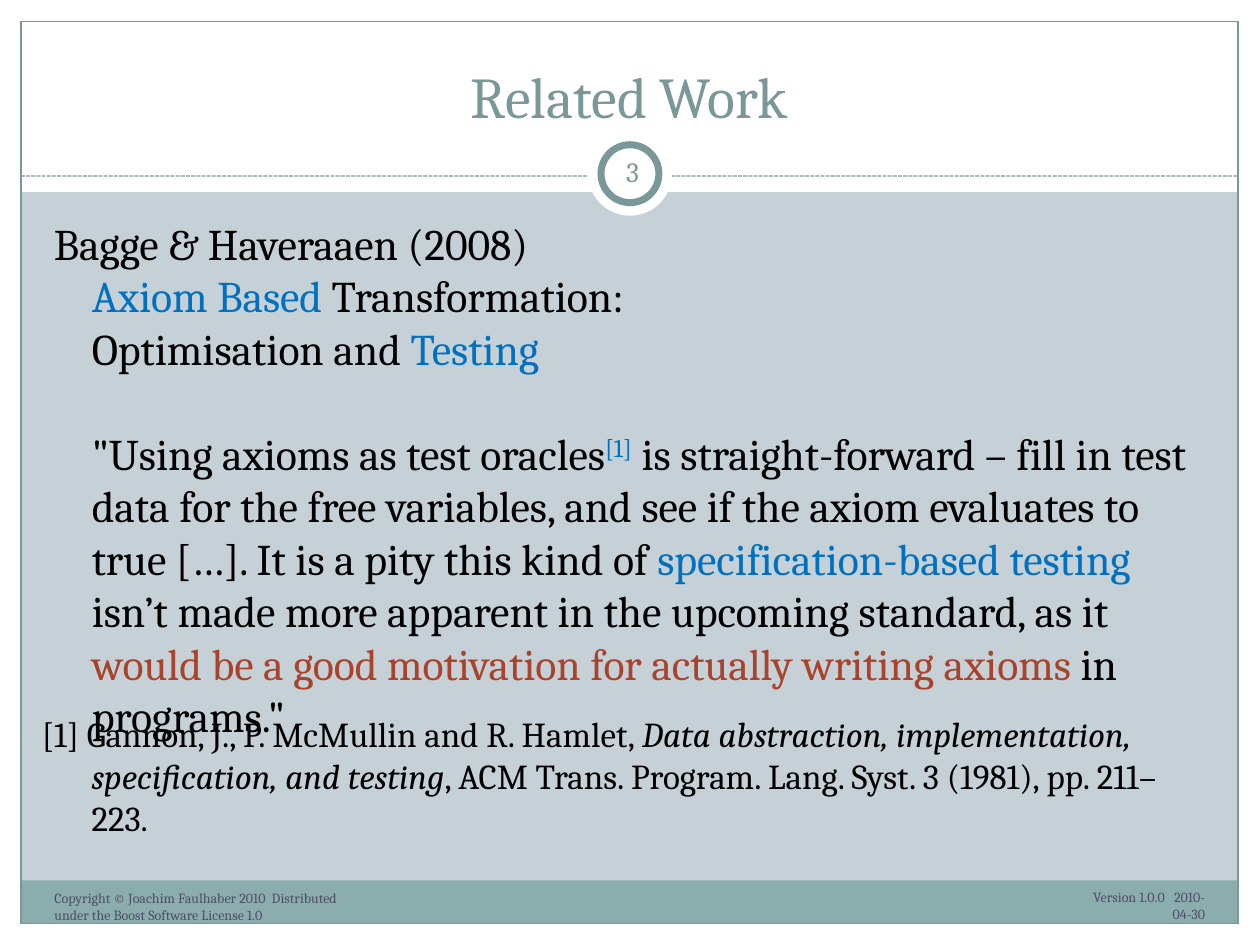
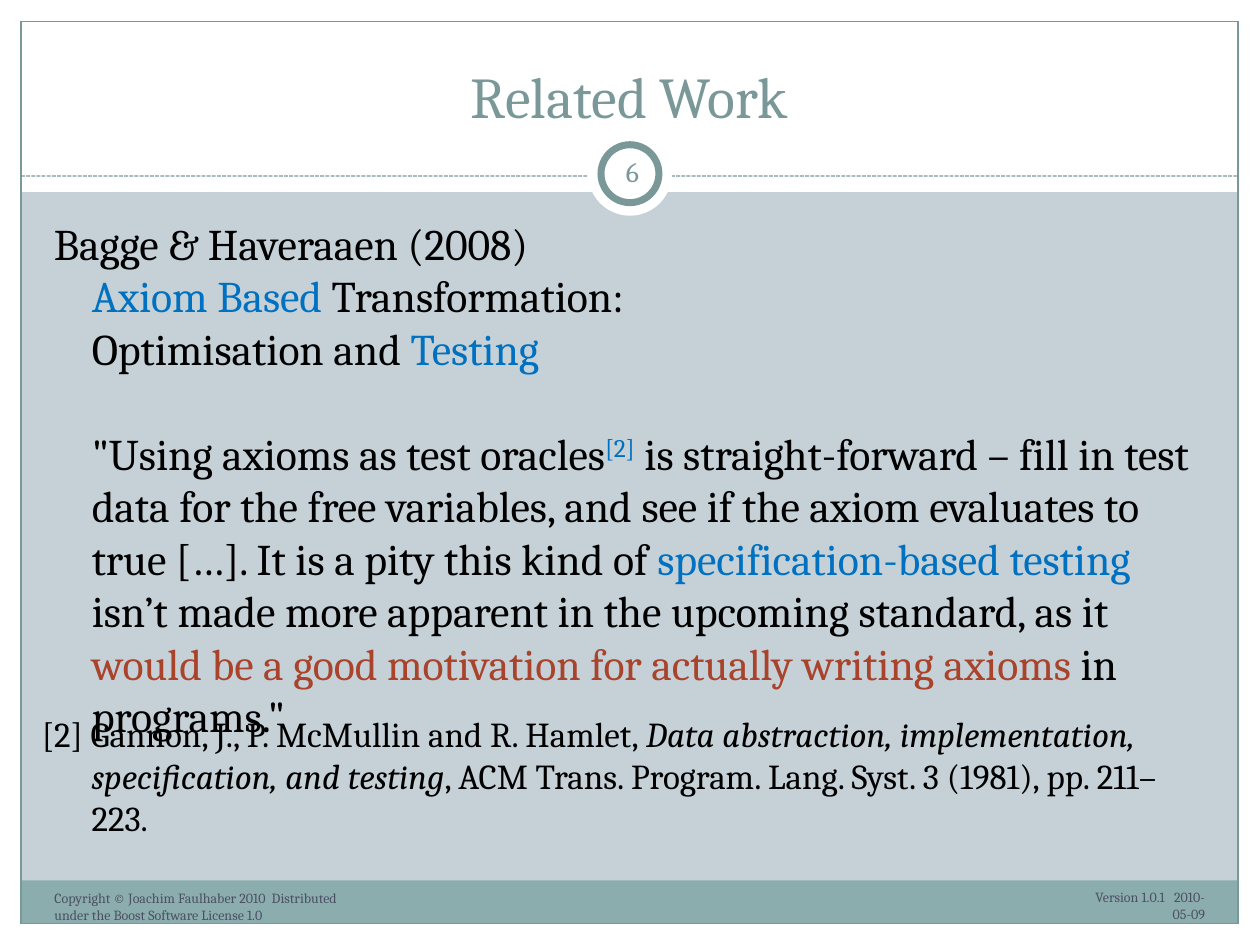
Before and after one commit to ryppl/boost-history, a slide deck: slide 6 of itl/libs/validate/doc/boostcon2010/BoostAlabaster.pptx (slide 3 before the commit). Drawn at 1260x945 pixels with LibreOffice and Linux fonts; fonts in the diff are those of the drawing. Boxes give left, top, right and bottom in pixels: in the first picture for what was removed or moved away, otherwise in the second. Text is boxed around its words. In the diff, an @@ line names an element or a change of style, - is before the commit and + after.

```diff
--- a/itl/libs/validate/doc/boostcon2010/BoostAlabaster.pptx
+++ b/itl/libs/validate/doc/boostcon2010/BoostAlabaster.pptx
@@ page number at bbox=[626, 163, 639, 182]: text changed @@
-3
+6
@@ text at bbox=[54, 229, 1188, 690]: text changed @@
-Bagge & Haveraaen (2008)
-Axiom Based Transformation:
-Optimisation and Testing
-"Using axioms as test oracles[1] is straight-forward – fill in test data for the free variables, and see if the axiom evaluates to true […]. It is a pity this kind of specification-based testing isn’t made more apparent in the upcoming standard, as it would be a good motivation for actually writing axioms in programs."
+Bagge & Haveraaen (2008)
+Axiom Based Transformation:
+Optimisation and Testing
+"Using axioms as test oracles[2] is straight-forward – fill in test data for the free variables, and see if the axiom evaluates to true […]. It is a pity this kind of specification-based testing isn’t made more apparent in the upcoming standard, as it would be a good motivation for actually writing axioms in programs."
@@ text at bbox=[42, 715, 1156, 832]: text changed @@
-[1] Gannon, J., P. McMullin and R. Hamlet, Data abstraction, implementation, specification, and testing, ACM Trans. Program. Lang. Syst. 3 (1981), pp. 211–223.
+[2] Gannon, J., P. McMullin and R. Hamlet, Data abstraction, implementation, specification, and testing, ACM Trans. Program. Lang. Syst. 3 (1981), pp. 211–223.
@@ text at bbox=[1095, 893, 1205, 919]: text changed @@
-Version 1.0.0 2010-04-30
+Version 1.0.1 2010-05-09
```
Also in this commit, not shown: 37 other slides changed, 7 slides removed, 1 other file.
